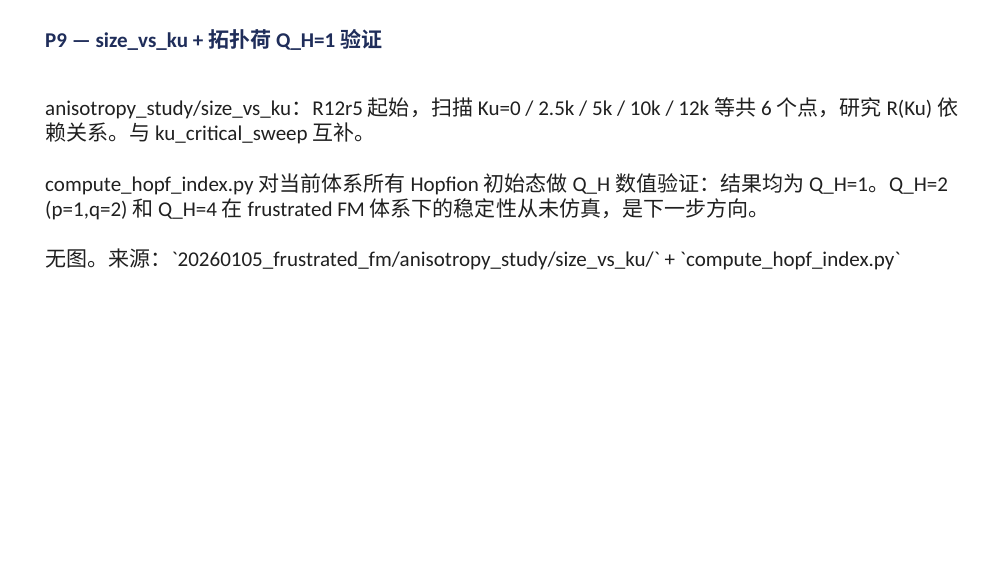
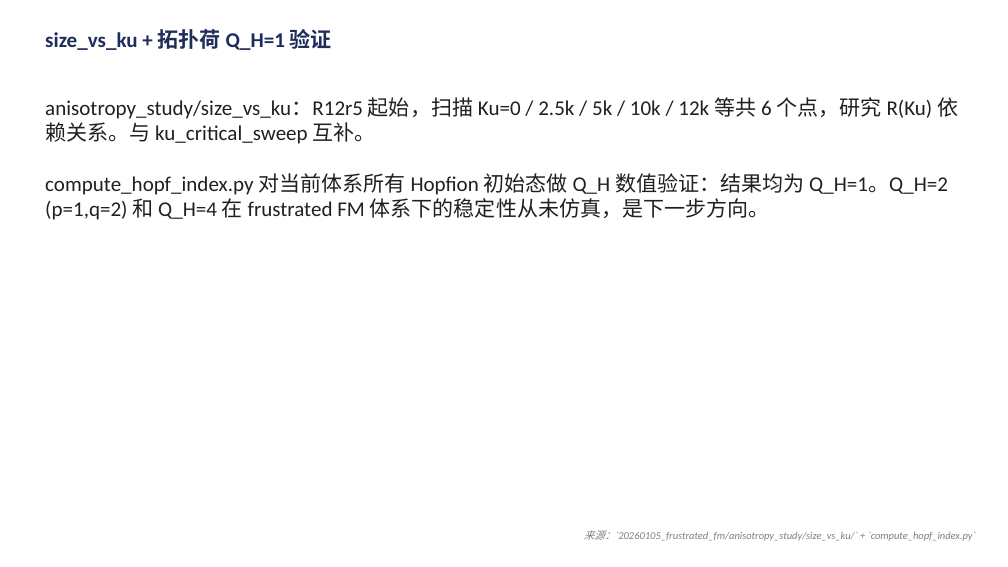
Before and after one commit to Wlybs/Hopfion, a slide deck: slide 9 of presentation/talk.pptx. Drawn at 1008x567 pixels with LibreOffice and Linux fonts; fonts in the diff are those of the drawing. Boxes give left, top, right and bottom in pixels: in the first picture for what was removed or moved away, otherwise in the second. Text is boxed around its words. In the diff, an @@ line names an element or a change of style, - is before the commit and + after.

```diff
--- a/presentation/talk.pptx
+++ b/presentation/talk.pptx
@@ text at <box>45,29,332,50</box>: text changed @@
-P9 — size_vs_ku + 拓扑荷 Q_H=1 验证
+size_vs_ku + 拓扑荷 Q_H=1 验证
@@ text at <box>45,248,901,270</box>: paragraph removed @@
-无图。来源：`20260105_frustrated_fm/anisotropy_study/size_vs_ku/` + `compute_hopf_index.py`
@@ text added at <box>584,530,976,541</box>, 10 pt, text #808080, italic @@
+来源：`20260105_frustrated_fm/anisotropy_study/size_vs_ku/` + `compute_hopf_index.py`
```
Also in this commit, not shown: 28 other slides changed, 1 other file.
